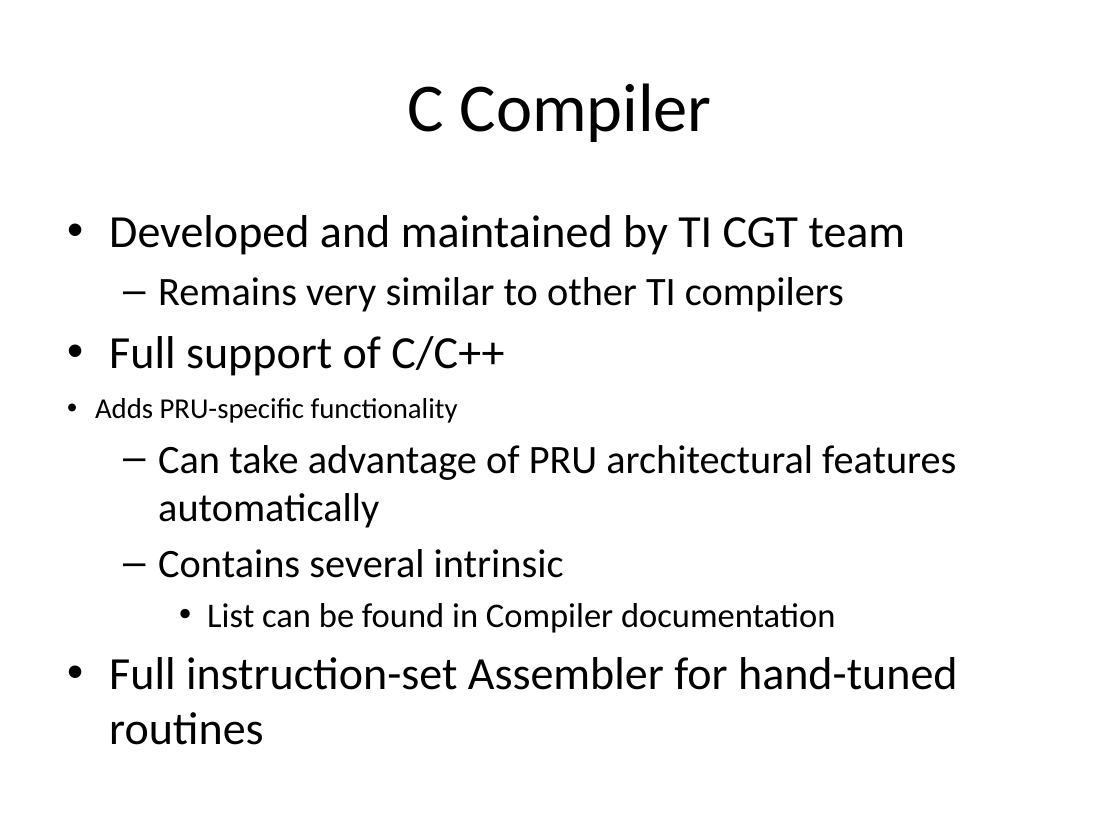
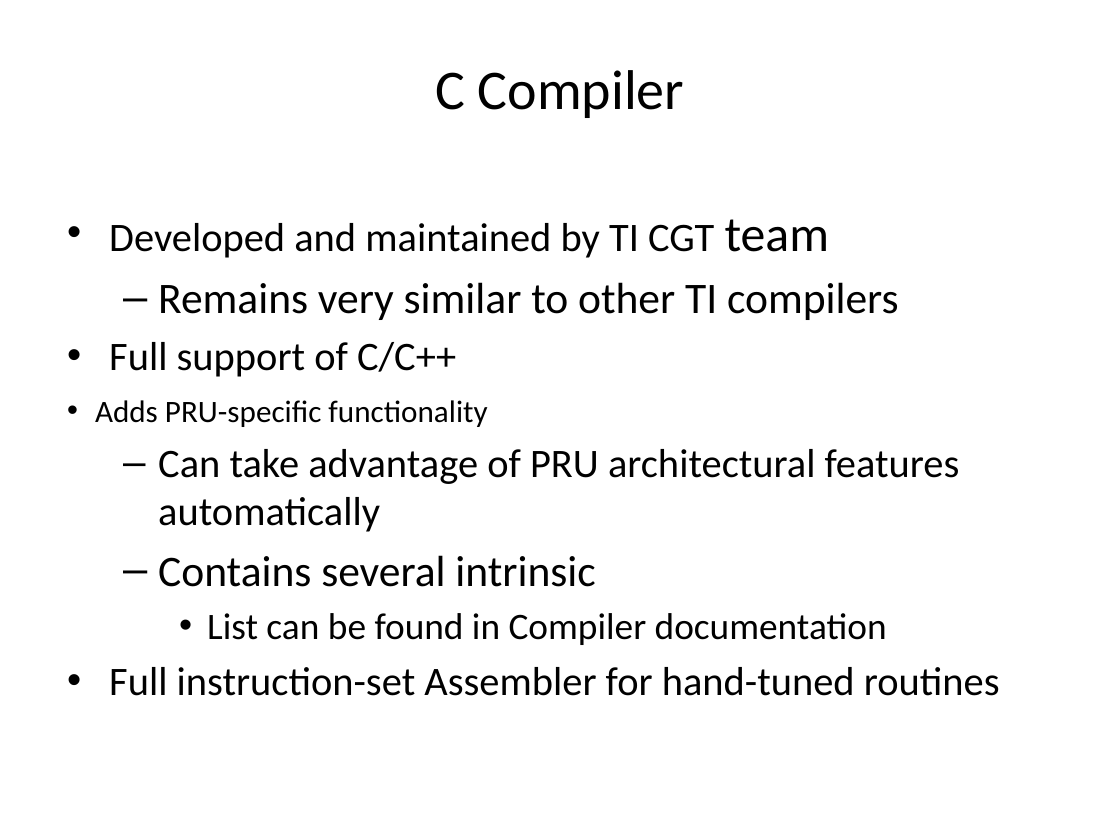
Before and after one commit to hari1989/keystone-workshop, a slide deck: slide 43 of preliminary/Working/presentations/Sitara/PRU in Sitara Device.pptx (slide 44 before the commit). Drawn at 1120x840 pixels with LibreOffice and Linux fonts; fonts in the diff are those of the drawing. Boxes give left, top, right and bottom in pixels: in the first picture for what was removed or moved away, otherwise in the second. Text is boxed around its words. In the diff, an @@ line names an element or a change of style, - is before the commit and + after.

```diff
--- a/preliminary/Working/presentations/Sitara/PRU in Sitara Device.pptx
+++ b/preliminary/Working/presentations/Sitara/PRU in Sitara Device.pptx
@@ title "C Compiler" at <box>435,70,684,118</box>: size 44 to 36 pt @@
@@ text "Developed and maintained by TI ..." at <box>95,219,1000,696</box>: size 29.6 to 26 pt in "Developed and maintained by TI CGT", "Full support of C/C++", "Full instruction-set Assembler for hand-tuned routines"; size 29.6 to 32 pt in "team"; size 25.9 to 28 pt in "Remains very similar to other TI compilers", "Contains several intrinsic"; size 18.5 to 20 pt in "Adds PRU-specific functionality"; size 25.9 to 26 pt in "Can take advantage of PRU architectural features ..."; size 22.2 to 24 pt in "List can be found in Compiler documentation" @@
```
Also in this commit, not shown: 12 other slides changed, 1 slide added.
